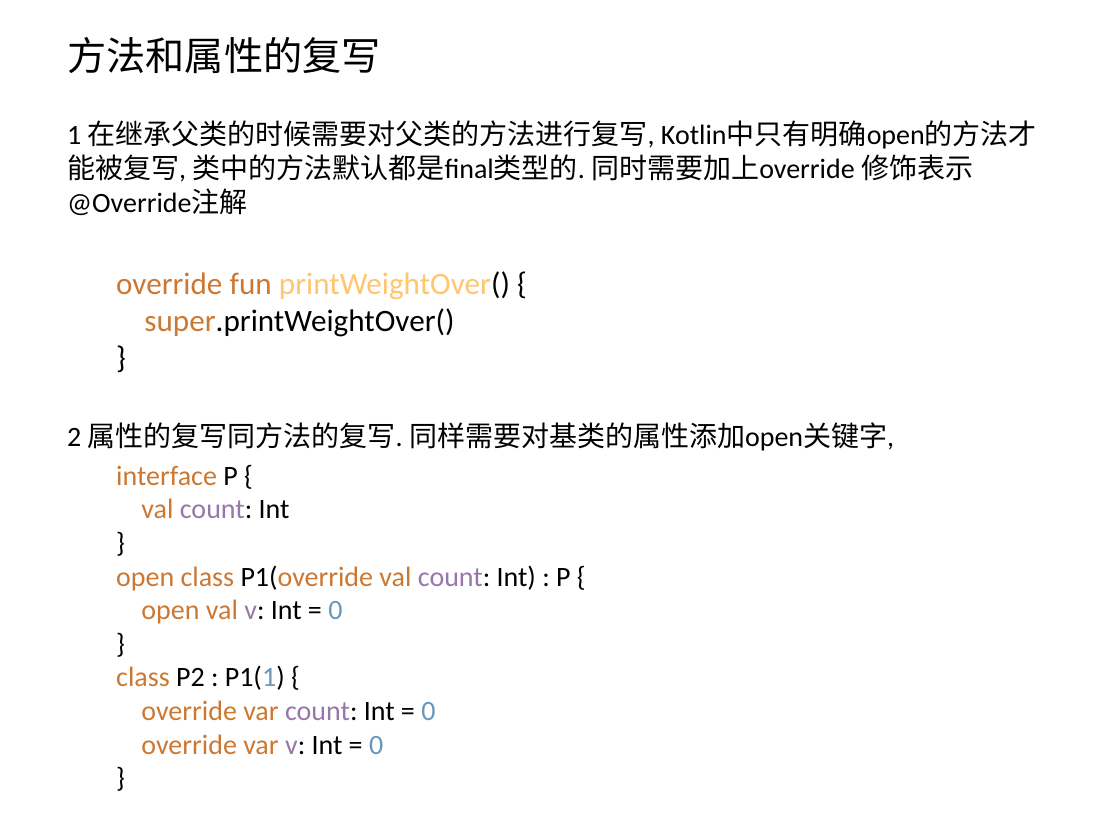
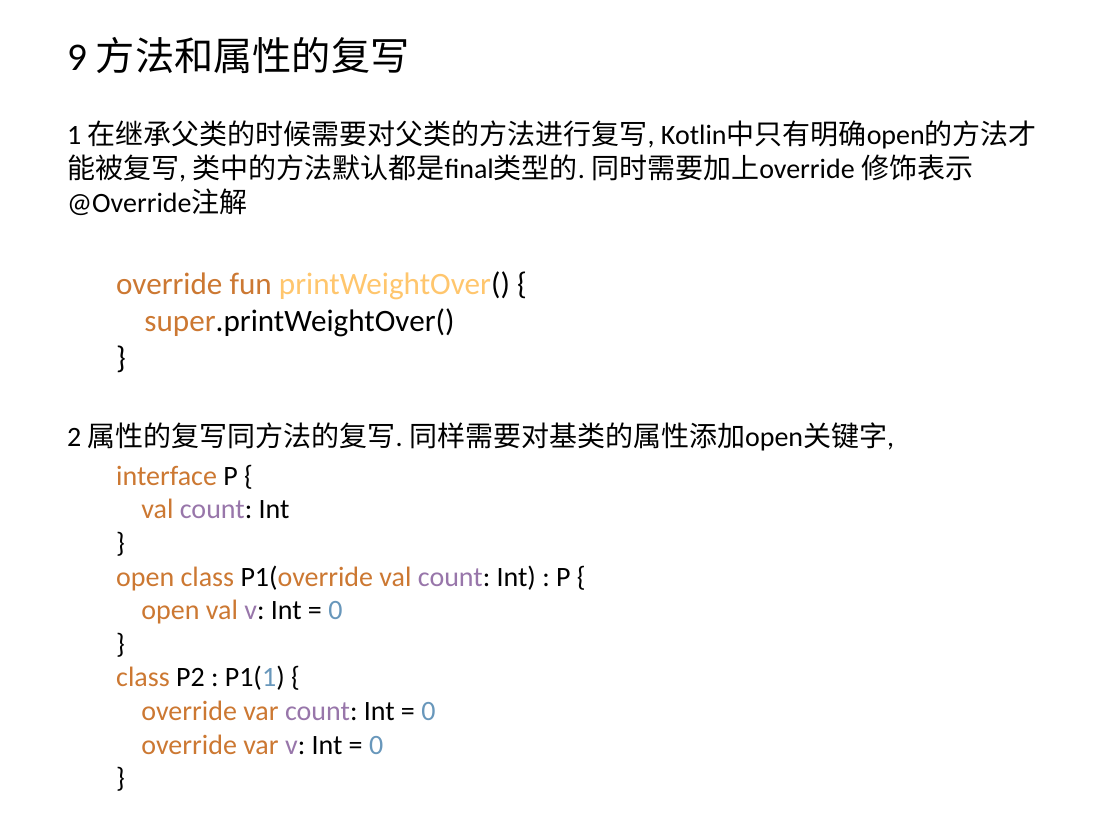
Before and after one commit to zxf2871/KotlinStudy, a slide deck: slide 22 of Kotlin初探.pptx (slide 18 before the commit). Drawn at 1120x840 pixels with LibreOffice and Linux fonts; fonts in the diff are those of the drawing. Boxes give left, top, right and bottom in pixels: in the first picture for what was removed or moved away, otherwise in the second. Text is boxed around its words. In the diff, an @@ line names an element or a change of style, - is before the commit and + after.

```diff
--- a/Kotlin初探.pptx
+++ b/Kotlin初探.pptx
@@ title at (67,37,410,74): text changed @@
-方法和属性的复写
+9 方法和属性的复写
```
Also in this commit, not shown: 24 other slides changed, 6 slides added, 5 slides removed, 6 other files.
